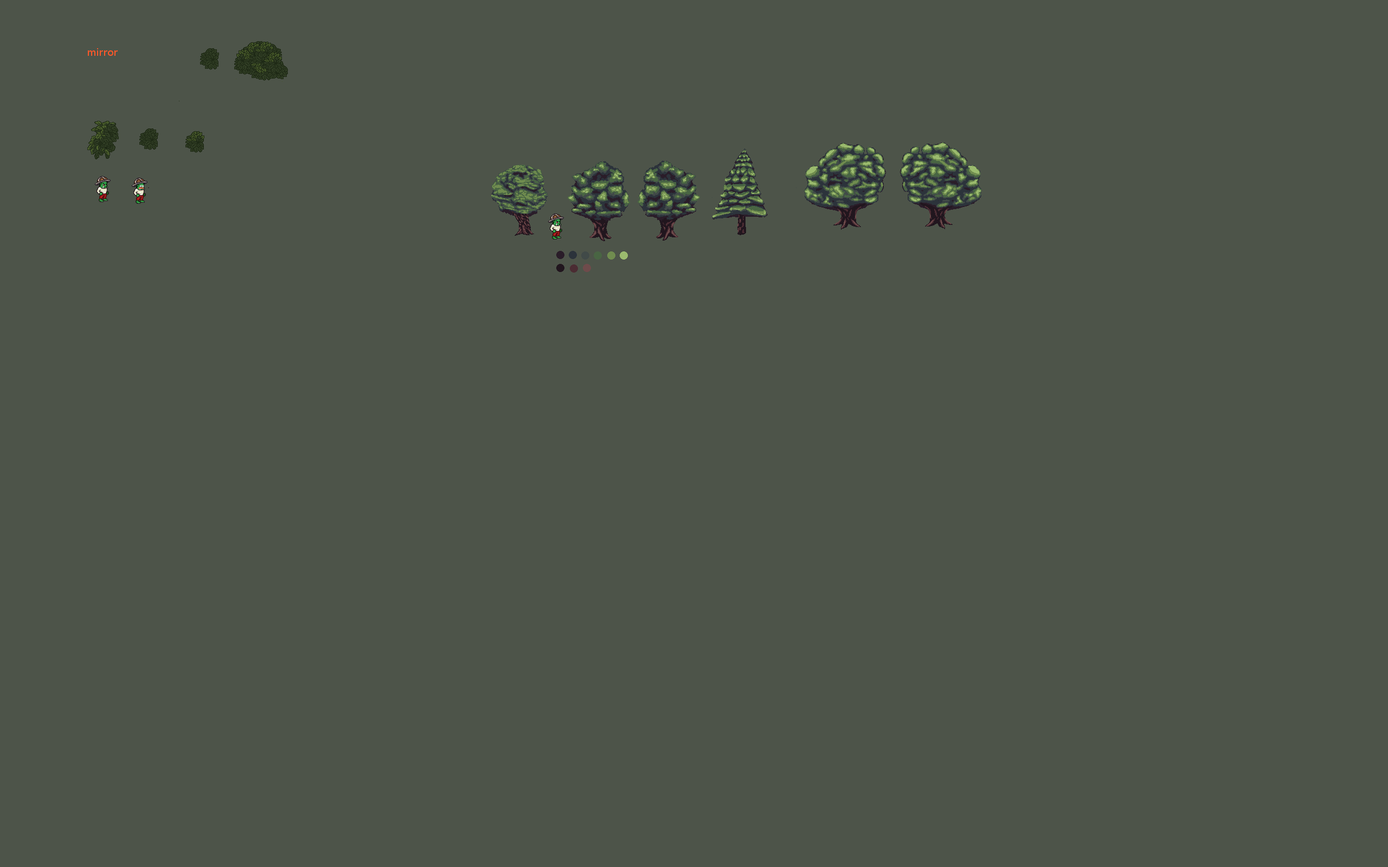
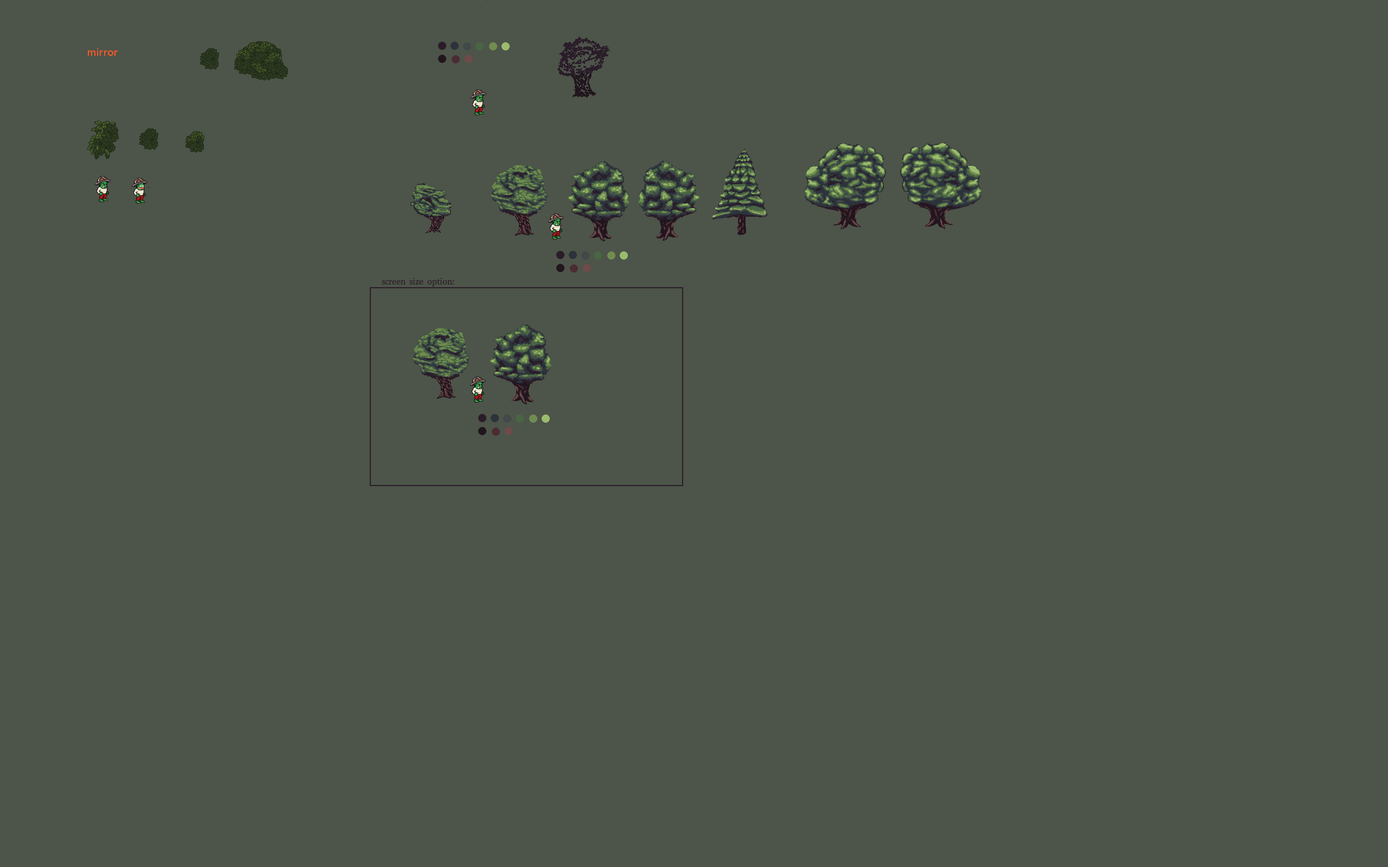
Layered file, before and after one edit (1388x867). Changes by layer:
renamed "Background" to "art.png", painted on it over [369, 0, 683, 487]
